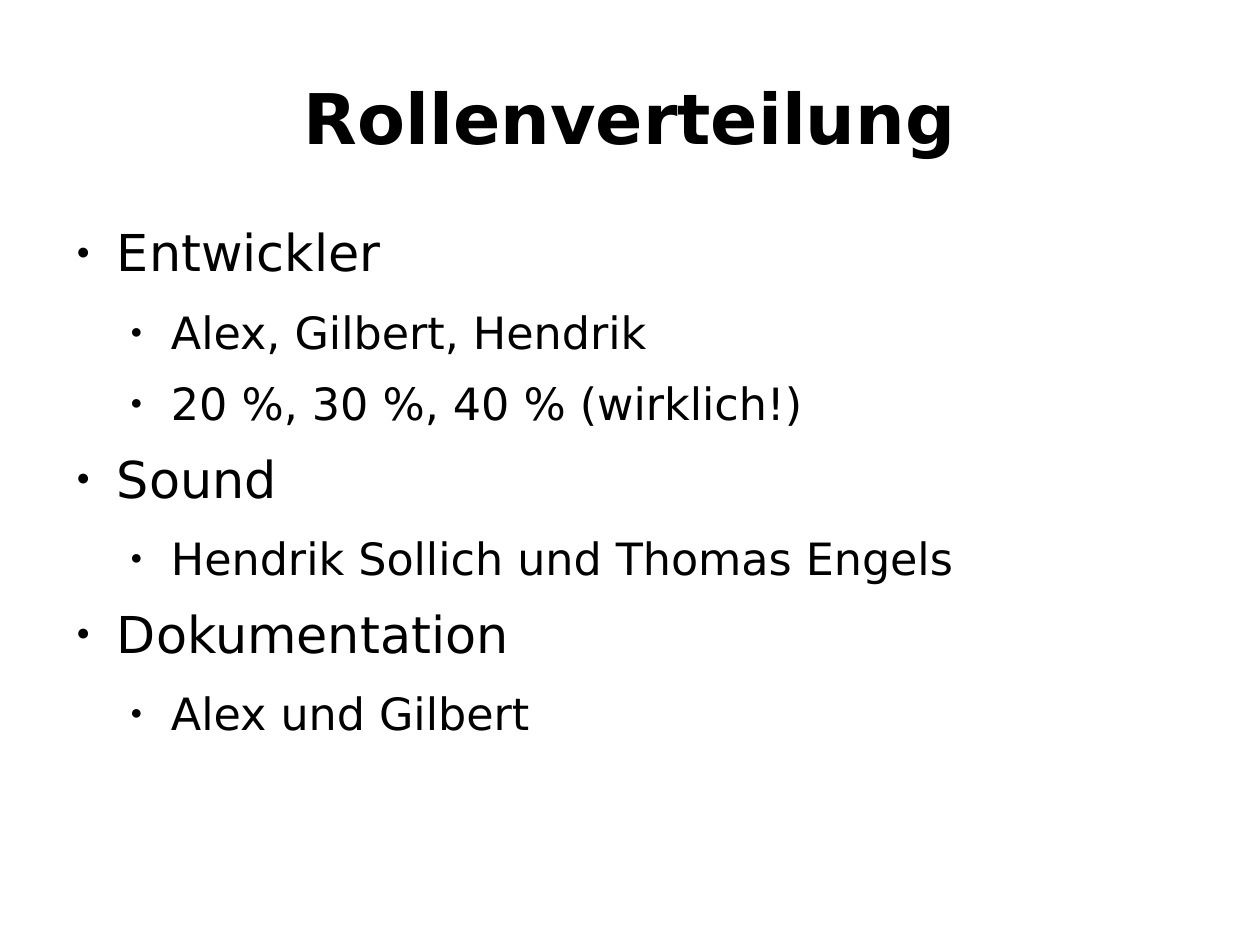
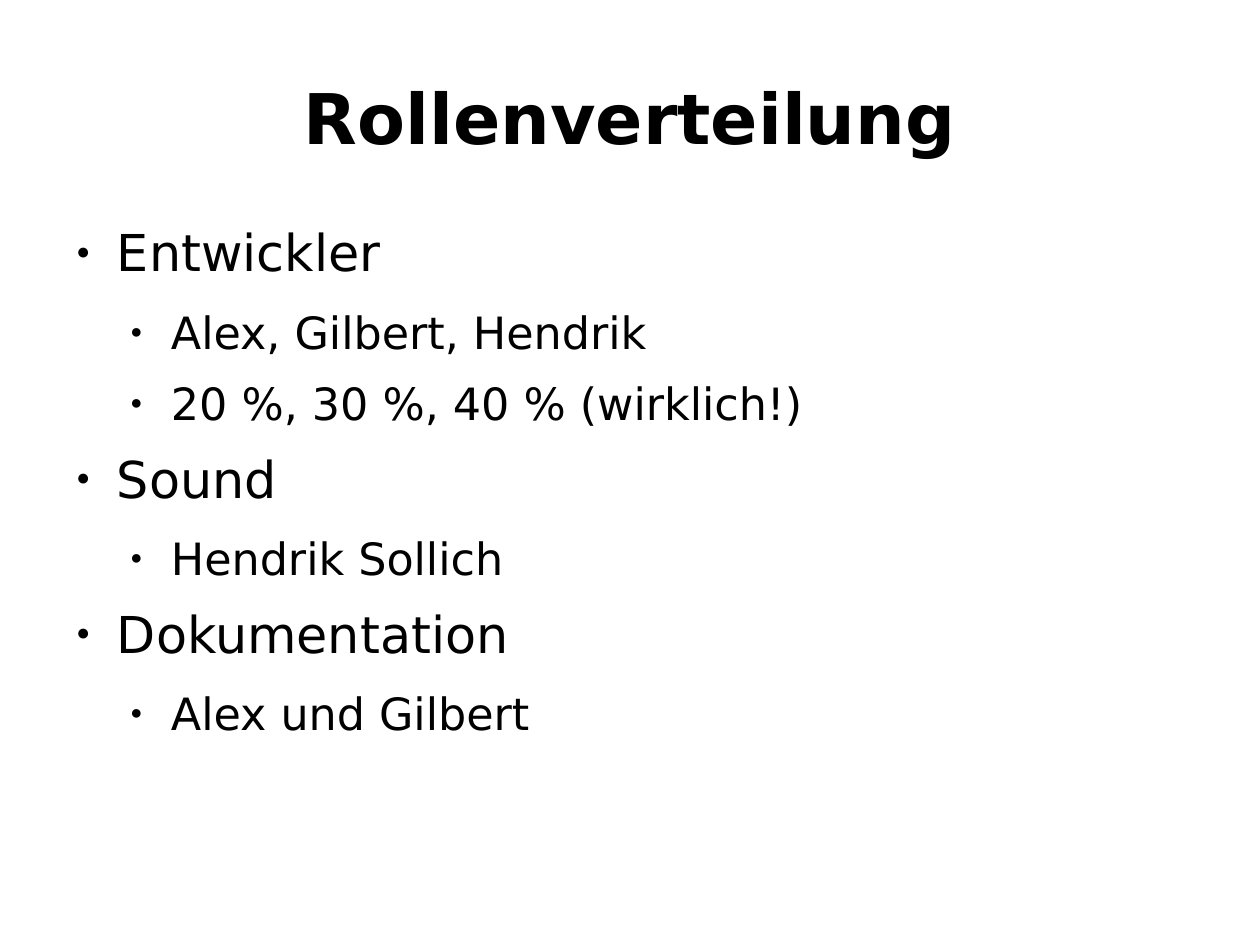
Before and after one commit to payload/old-naubino, a slide deck: slide 10 of freitag.odp. Drawn at 1260x945 pixels with LibreOffice and Linux fonts; fonts in the diff are those of the drawing. Boxes give left, top, right and bottom in pixels: in the first picture for what was removed or moved away, otherwise in the second. Text is boxed around its words. In the diff, an @@ line names an element or a change of style, - is before the commit and + after.

```diff
--- a/freitag.odp
+++ b/freitag.odp
@@ text at (x1=171, y1=541, x2=503, y2=576): text changed @@
-  ● Hendrik Sollich und Thomas Engels
+  ● Hendrik Sollich
```
Also in this commit, not shown: 2 other slides changed.
